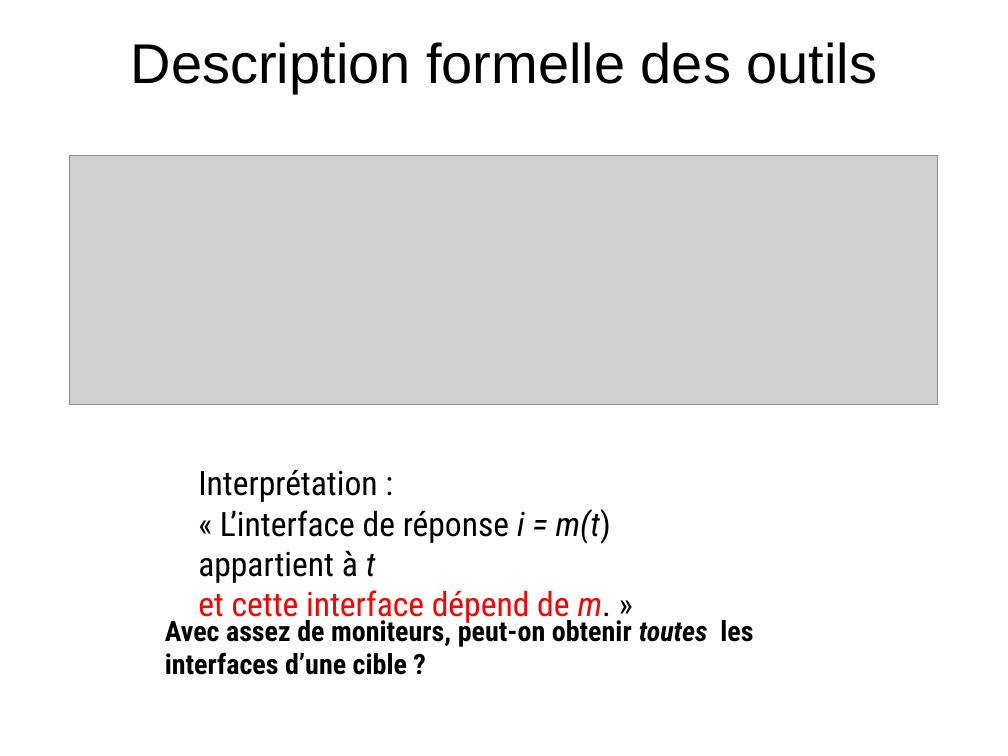
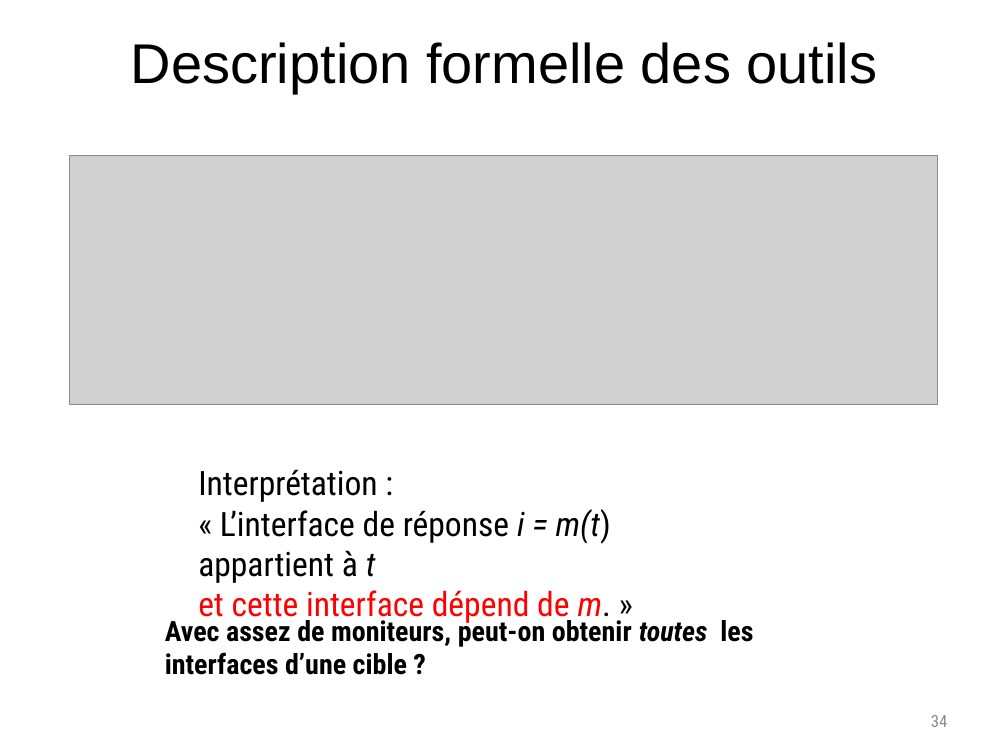
Before and after one commit to elierotenberg/my-thesis, a slide deck: slide 34 of slides.pptx. Drawn at 1008x756 pixels with LibreOffice and Linux fonts; fonts in the diff are those of the drawing; grey boxes stand for pictures. Boxes give left, top, right and bottom in pixels: in the first picture for what was removed or moved away, otherwise in the second. Text is boxed around its words. In the diff, an @@ line names an element or a change of style, - is before the commit and + after.

```diff
--- a/slides.pptx
+++ b/slides.pptx
@@ page number added at (x1=931, y1=715, x2=948, y2=727), 12 pt, text #8C8C8C @@
+34
```
Also in this commit, not shown: 43 other slides changed.
